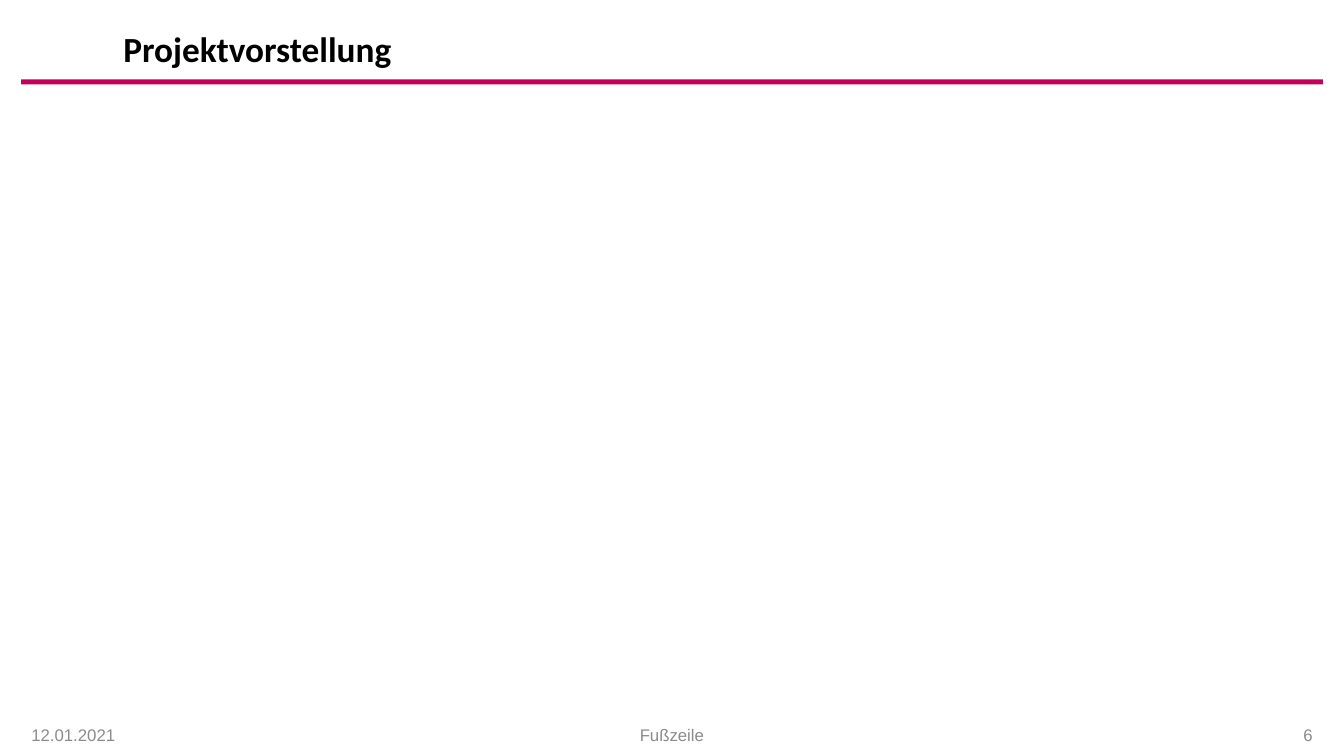
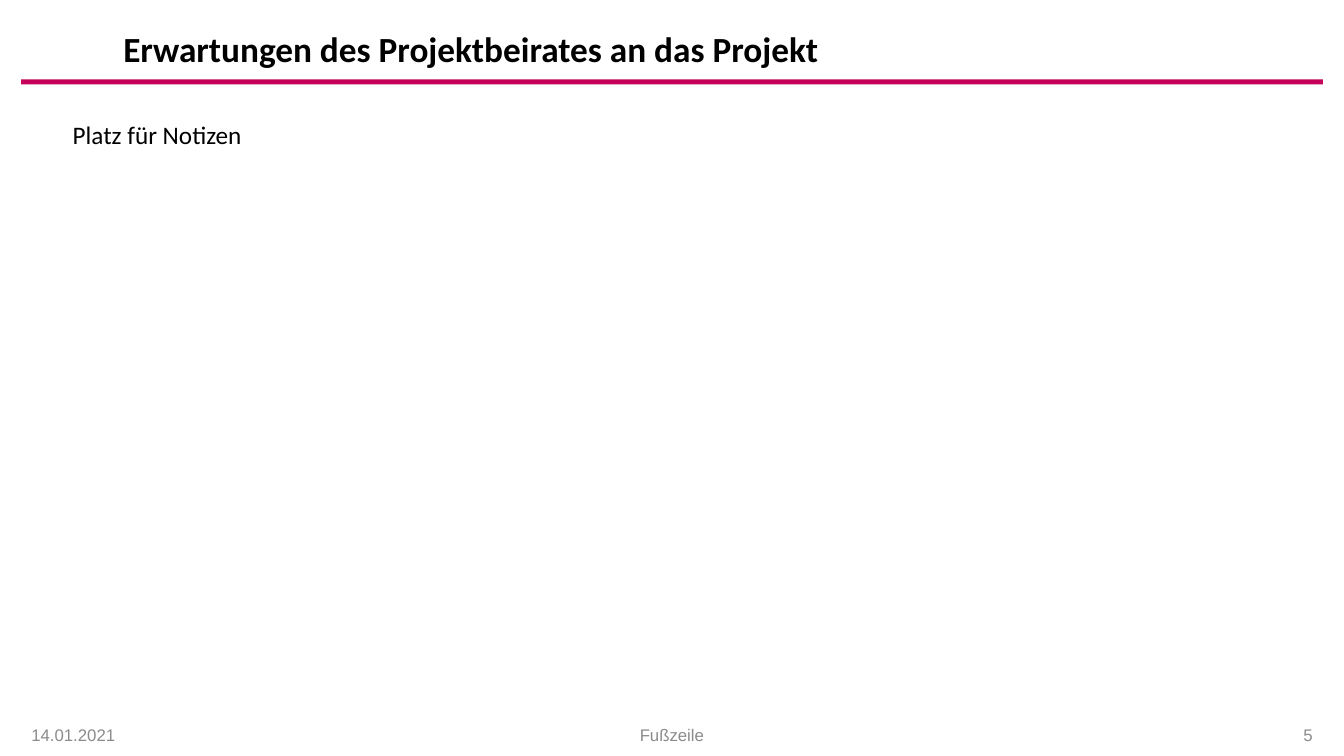
Before and after one commit to arehmer/DigitalTwinInjectionMoulding, a slide deck: slide 5 of Präsentationen/Kick-Off_Agenda.pptx (slide 6 before the commit). Drawn at 1344x756 pixels with LibreOffice and Linux fonts; fonts in the diff are those of the drawing; background and template pictures are left out. Boxes give left, top, right and bottom in pixels: in the first picture for what was removed or moved away, otherwise in the second. Text is boxed around its words. In the diff, an @@ line names an element or a change of style, - is before the commit and + after.

```diff
--- a/Präsentationen/Kick-Off_Agenda.pptx
+++ b/Präsentationen/Kick-Off_Agenda.pptx
@@ title at (123,37,819,68): text changed @@
-Projektvorstellung
+Erwartungen des Projektbeirates an das Projekt
@@ text added at (73,126,242,145), 18 pt, text #000000 @@
+Platz für Notizen
@@ text at (31,729,115,741): text changed @@
-12.01.2021
+14.01.2021
@@ page number at (1303,729,1312,741): text changed @@
-6
+5
```
Also in this commit, not shown: 18 other slides changed, 4 slides added, 4 other files.
